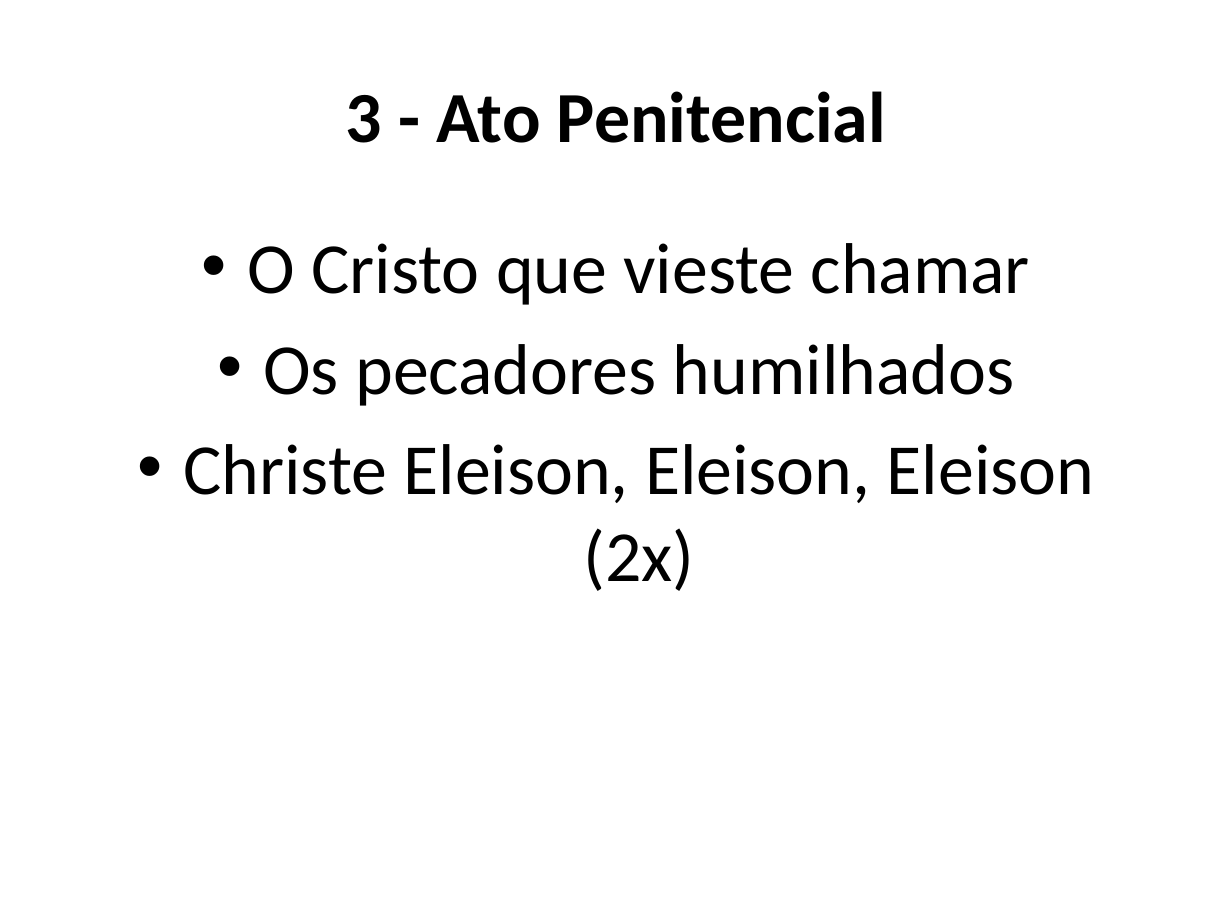
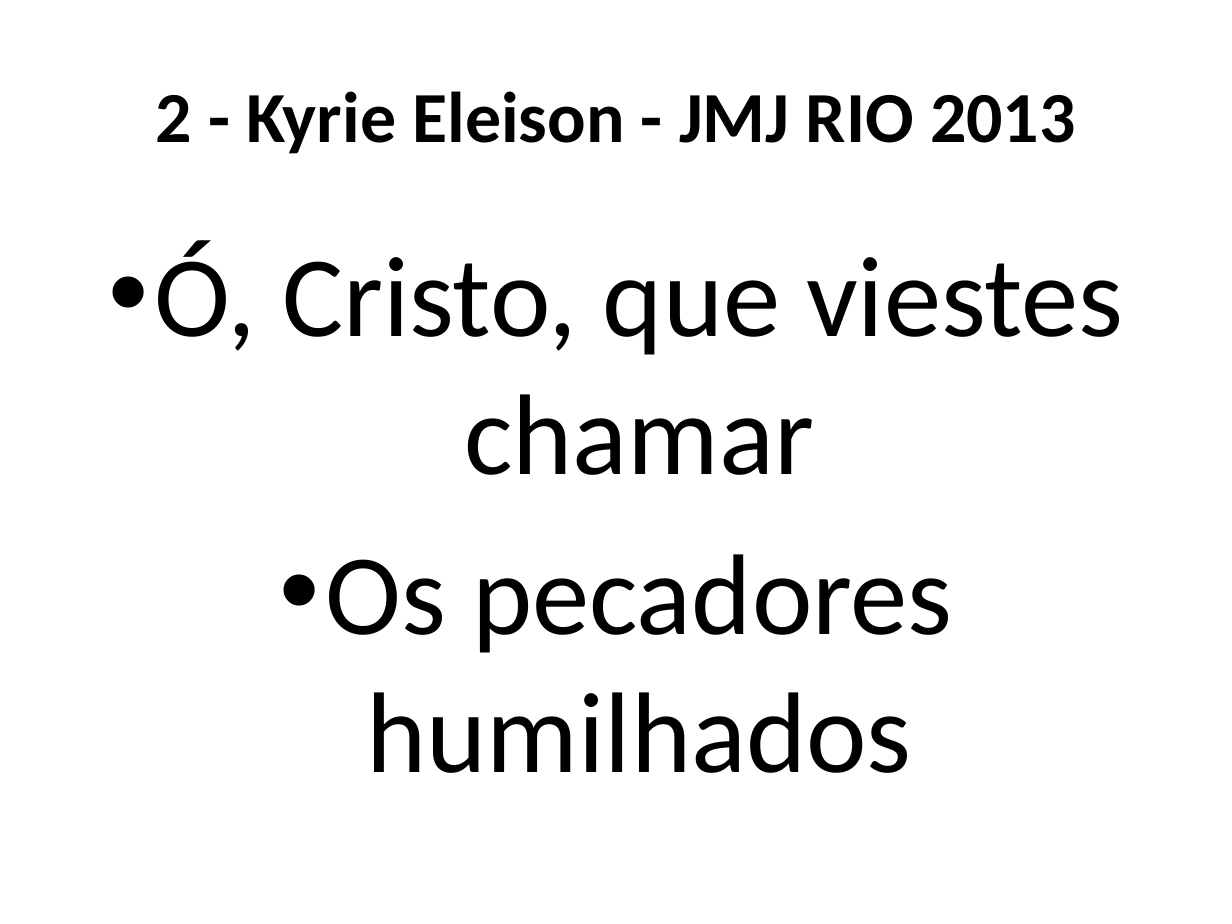
Before and after one commit to Natanielsr/slides-generator, a slide deck: slide 6 of slides.pptx (slide 11 before the commit). Drawn at 1232x924 pixels with LibreOffice and Linux fonts; fonts in the diff are those of the drawing. Boxes give left, top, right and bottom in pixels: in the first picture for what was removed or moved away, otherwise in the second. Text is boxed around its words. In the diff, an @@ line names an element or a change of style, - is before the commit and + after.

Commit message:
font size auto adjust and blank slide space

```diff
--- a/slides.pptx
+++ b/slides.pptx
@@ title at (156,91,1075,154): text changed @@
-3 - Ato Penitencial
+2 - Kyrie Eleison - JMJ RIO 2013
@@ text at (154,241,1124,475): text changed; size 42 to 67 pt @@
-• O Cristo que vieste chamar
+• Ó, Cristo, que viestes chamar
@@ text at (183,444,1094,591): paragraph removed @@
-• Christe Eleison, Eleison, Eleison (2x)
@@ text at (326,554,953,773): size 42 to 67 pt in "Os pecadores humilhados"; more space between paragraphs @@
```
Also in this commit, not shown: 17 other slides changed, 36 slides added, 25 slides removed, 33 other files.
